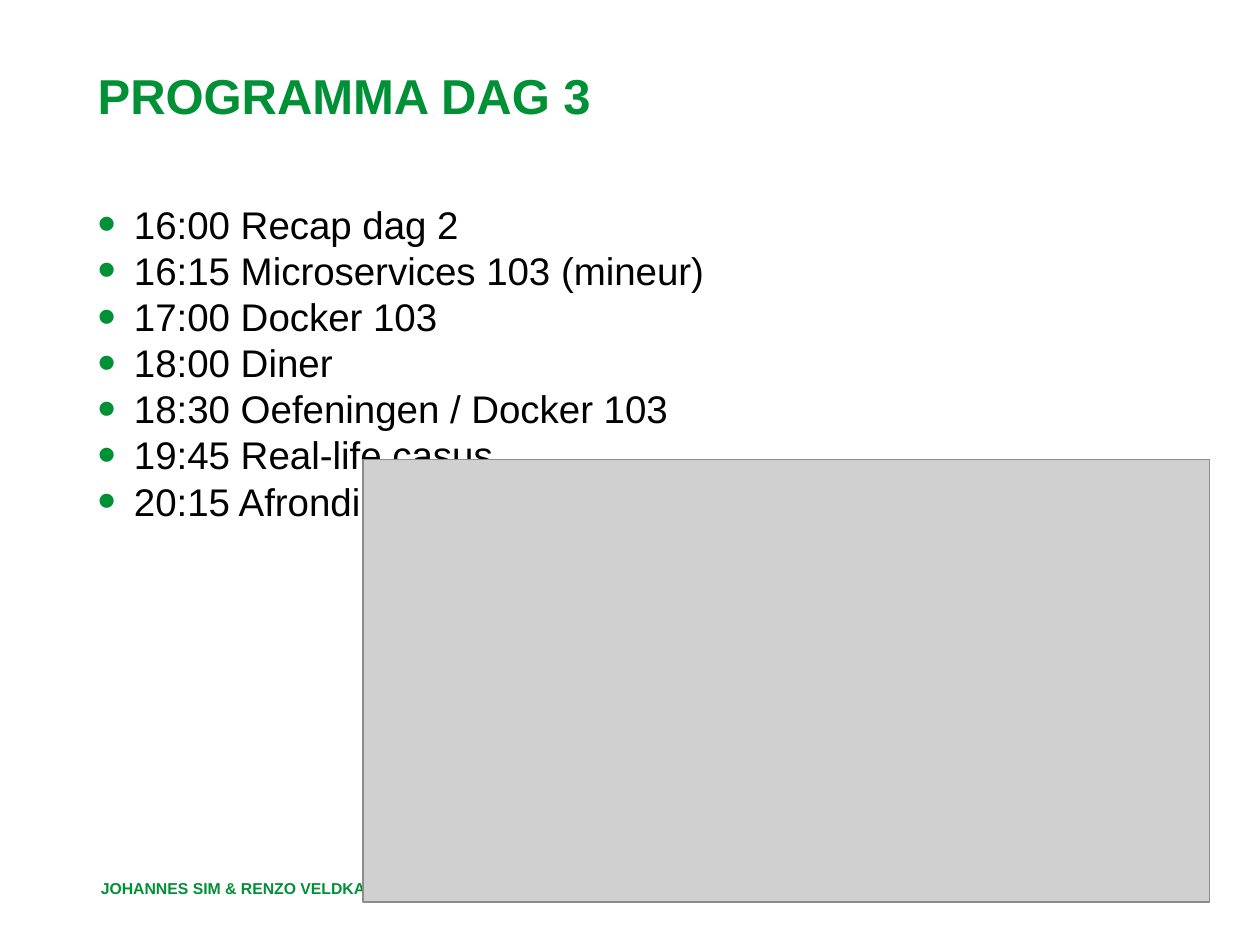
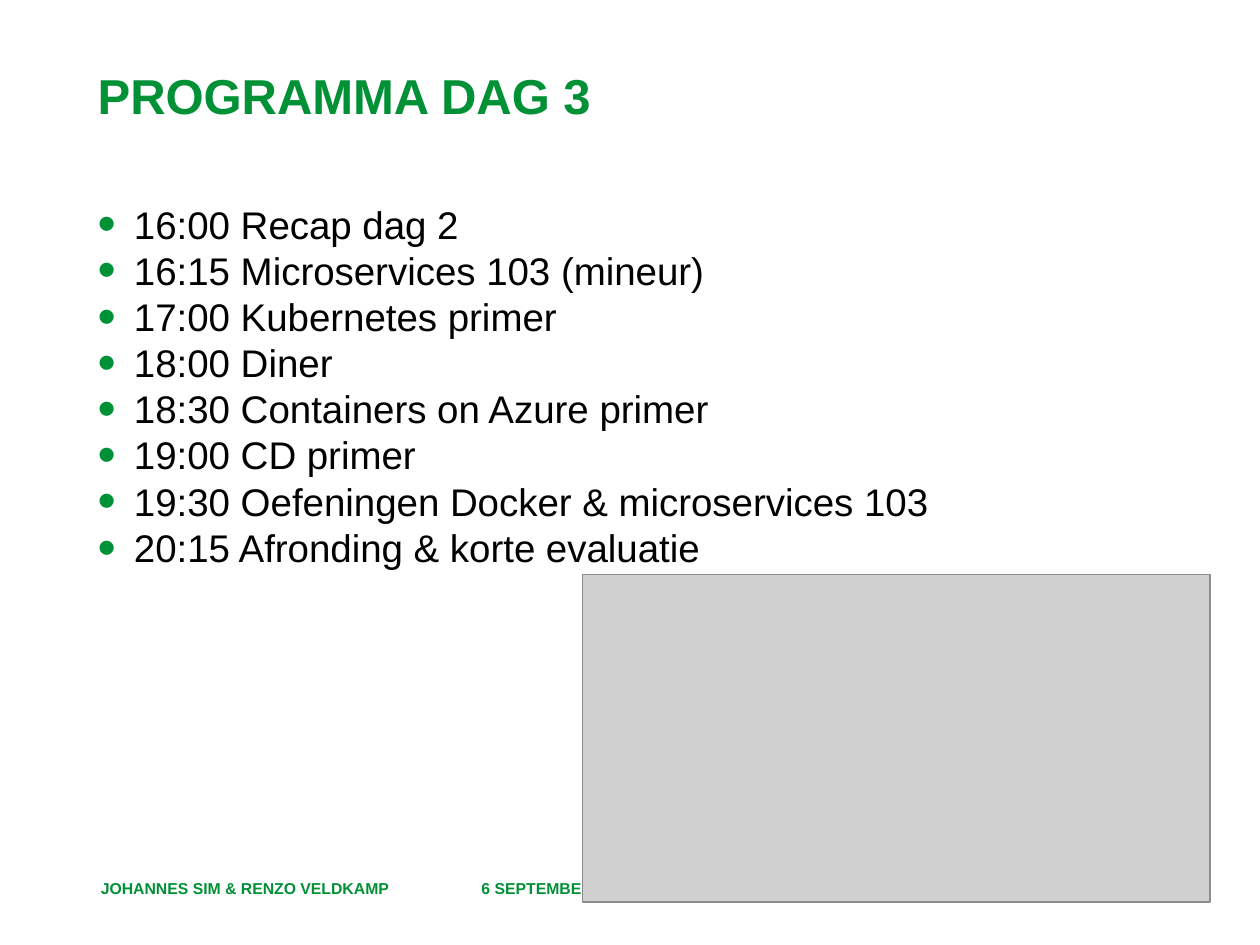
Before and after one commit to RenzoVeldkamp/MicroContainer, a slide deck: slide 5 of Presentatie/Programma en Leerdoelen.pptx. Drawn at 1260x945 pixels with LibreOffice and Linux fonts; fonts in the diff are those of the drawing; grey boxes stand for pictures; background and template pictures are left out. Boxes give left, top, right and bottom in pixels: in the first picture for what was removed or moved away, otherwise in the second. Text is boxed around its words. In the diff, an @@ line names an element or a change of style, - is before the commit and + after.

```diff
--- a/Presentatie/Programma en Leerdoelen.pptx
+++ b/Presentatie/Programma en Leerdoelen.pptx
@@ text at (134, 303, 557, 339): text changed @@
-• 17:00 Docker 103
+• 17:00 Kubernetes primer
@@ text at (134, 395, 928, 523): text changed @@
-• 18:30 Oefeningen / Docker 103
-• 19:45 Real-life casus
+• 18:30 Containers on Azure primer
+• 19:00 CD primer
+• 19:30 Oefeningen Docker & microservices 103
@@ picture: place and size @@
-picture at (363, 460, 1210, 902)
+picture at (582, 575, 1210, 902)
@@ text at (481, 881, 593, 898): text changed @@
-2 NOVEMBER 2018
+6 SEPTEMBER 2019
```
Also in this commit, not shown: 5 other slides changed, 4 other files.
